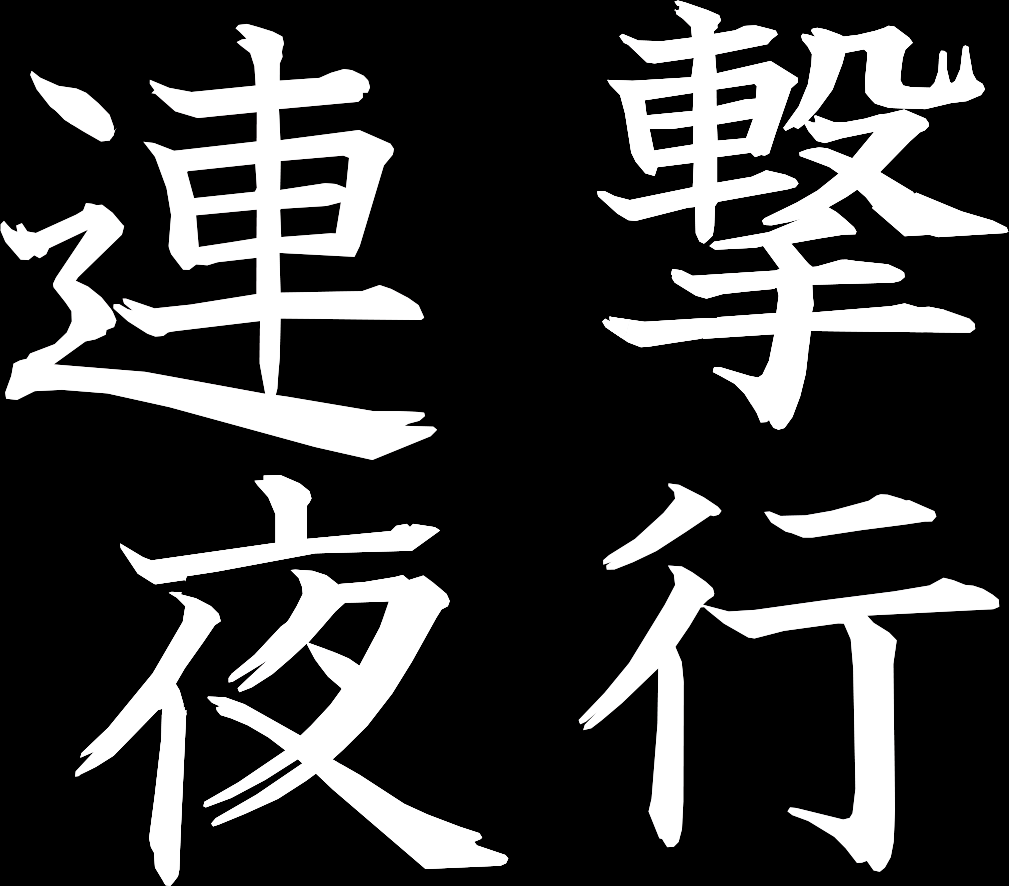
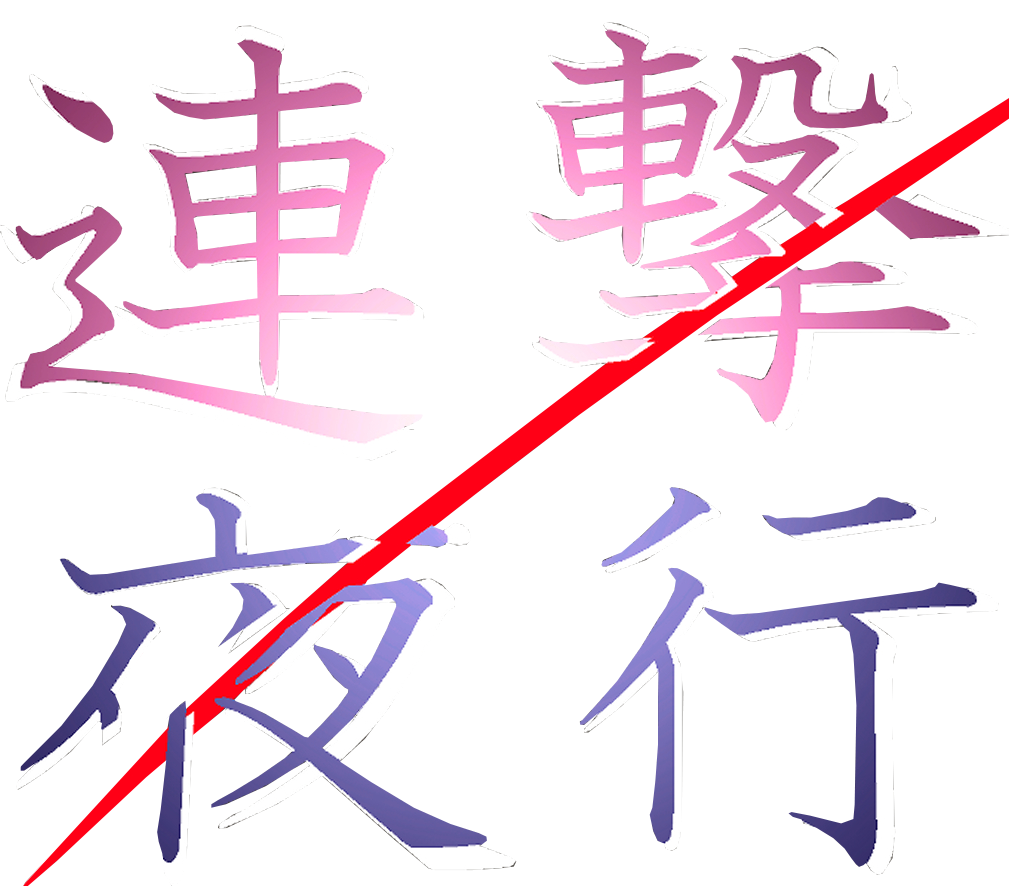
Layer changes from the first 1009x886 image to the second:
hid "Layer 1" over [0, 0, 1009, 886]
hid "Layer 2" over [0, 0, 1009, 886]
renamed "Background" to "Layer 0", showed it, painted on it over [0, 0, 1009, 886]
